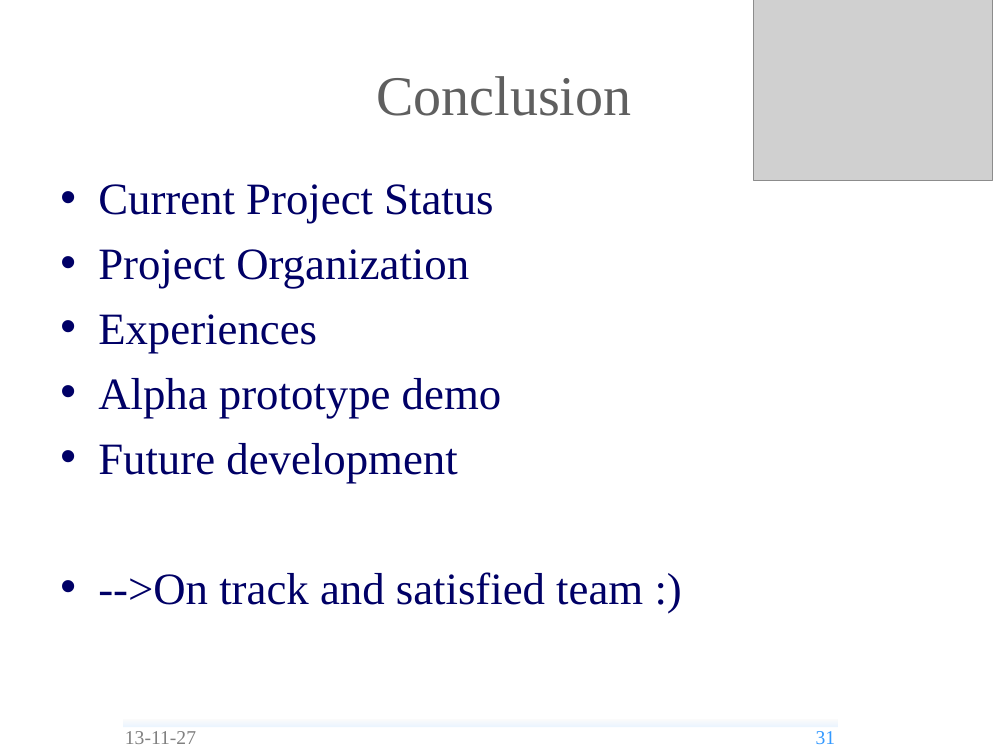
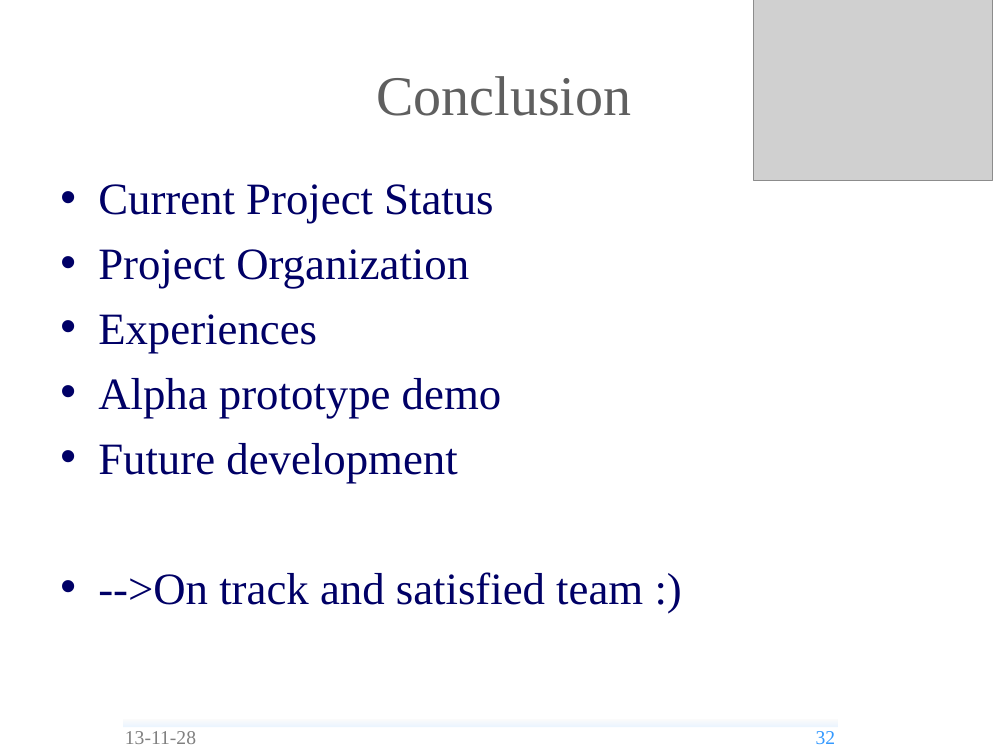
Before and after one commit to andrea-bottoli/DSD, a slide deck: slide 32 of Documentation/Presentations/Alpha_Prototype.odp (slide 31 before the commit). Drawn at 1008x756 pixels with LibreOffice and Linux fonts; fonts in the diff are those of the drawing; grey boxes stand for pictures; background and template pictures are left out. Boxes give left, top, right and bottom in pixels: in the first picture for what was removed or moved away, otherwise in the second. Text is boxed around its words. In the diff, an @@ line names an element or a change of style, - is before the commit and + after.

```diff
--- a/Documentation/Presentations/Alpha_Prototype.odp
+++ b/Documentation/Presentations/Alpha_Prototype.odp
@@ text at [125, 731, 196, 744]: text changed @@
-13-11-27
+13-11-28
@@ page number at [816, 731, 836, 744]: text changed @@
-31
+32
```
Also in this commit, not shown: 32 other slides changed, 1 slide added, 1 other file.
